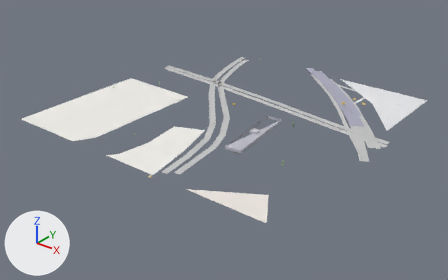
Two versions of the glTF model white-model-six-districts/chunks/126_123_high.glb, one commit apart.
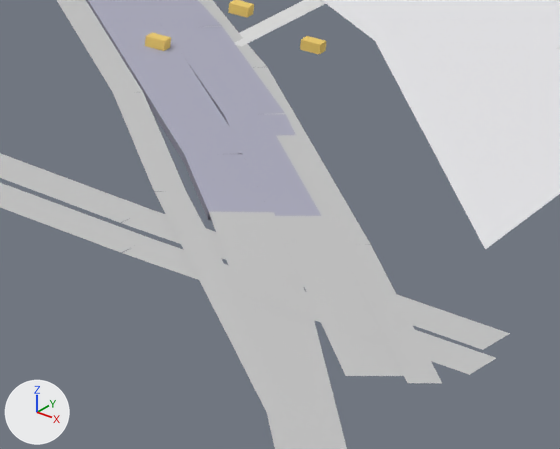
Old and new are each drawn whole from a 50 mm camera at (3859.0, -11530.0, 418.0) aimed at (3257.0, -10776.0, -49.0) and again close up on the part from 72% to 89% of the width and 35% to 56% of the height. The axes (+X, +Y, +Z) are drawn at lower left. The lights are the same throughout. The last two pictures show the newer version. Vertices at exactly the same position are counted once.
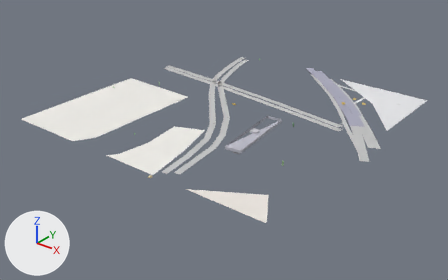
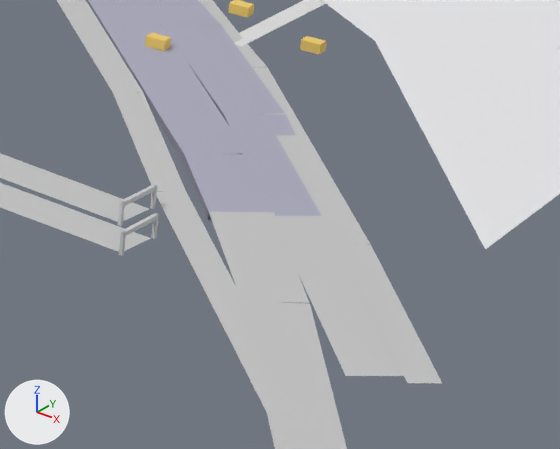
Boxes [x1, y1, x2, y2] around the edits, measured in the close-ups (560 x 449 px):
part 1 of me_mesh_0, cut back
    before: [0, 183, 510, 375]
    after: [0, 183, 159, 256]

The change in detail:
me_mesh_0 is used by ob_mesh_0; location (0.0, 0.0, 0.0).
me_mesh_0 had 385 vertices, 273 faces and spanned x 3000.0..3526.0, y -11009.0..-10478.0, z -13.0..6.0.
me_mesh_0 now has 425 vertices, 329 faces and spans x 3000.0..3526.0, y -11009.0..-10478.0, z -13.0..6.0.
Part 1, on me_mesh_0:
7 vertices are removed from x 3433.0..3524.0, y -10721.0..-10690.0, z -2.0.
6 faces are deleted.
47 vertices are added at x 3432.0..3442.0, y -10715.0..-10688.0, z -2.0..3.0.
62 new faces join them.
